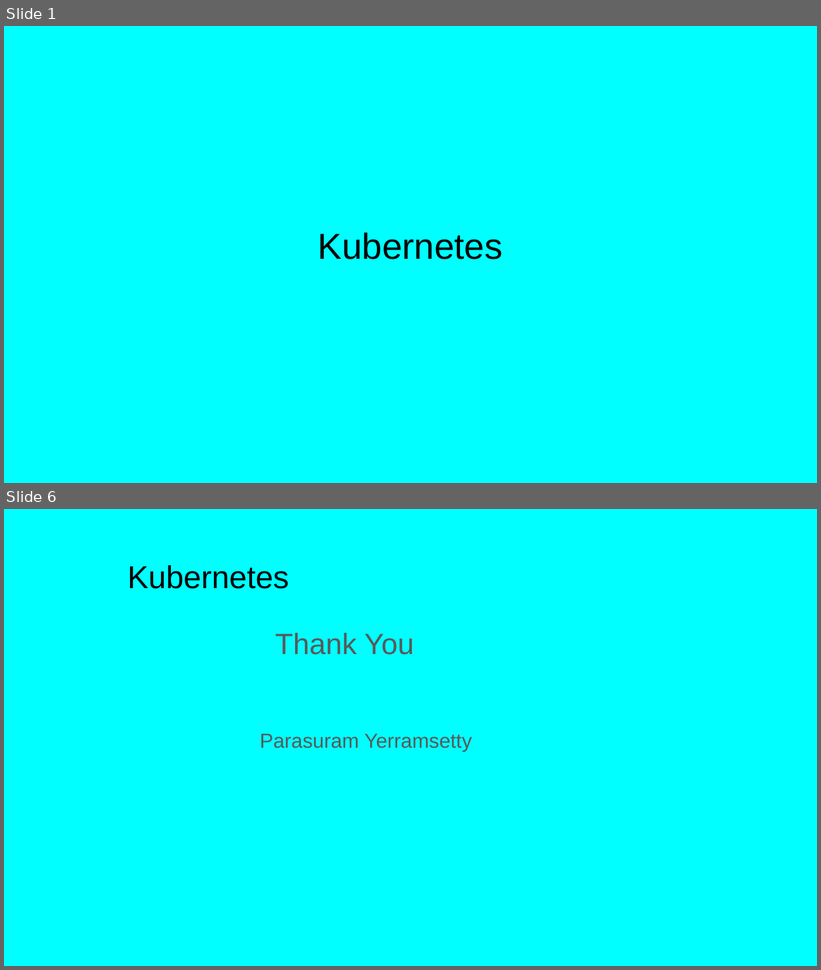
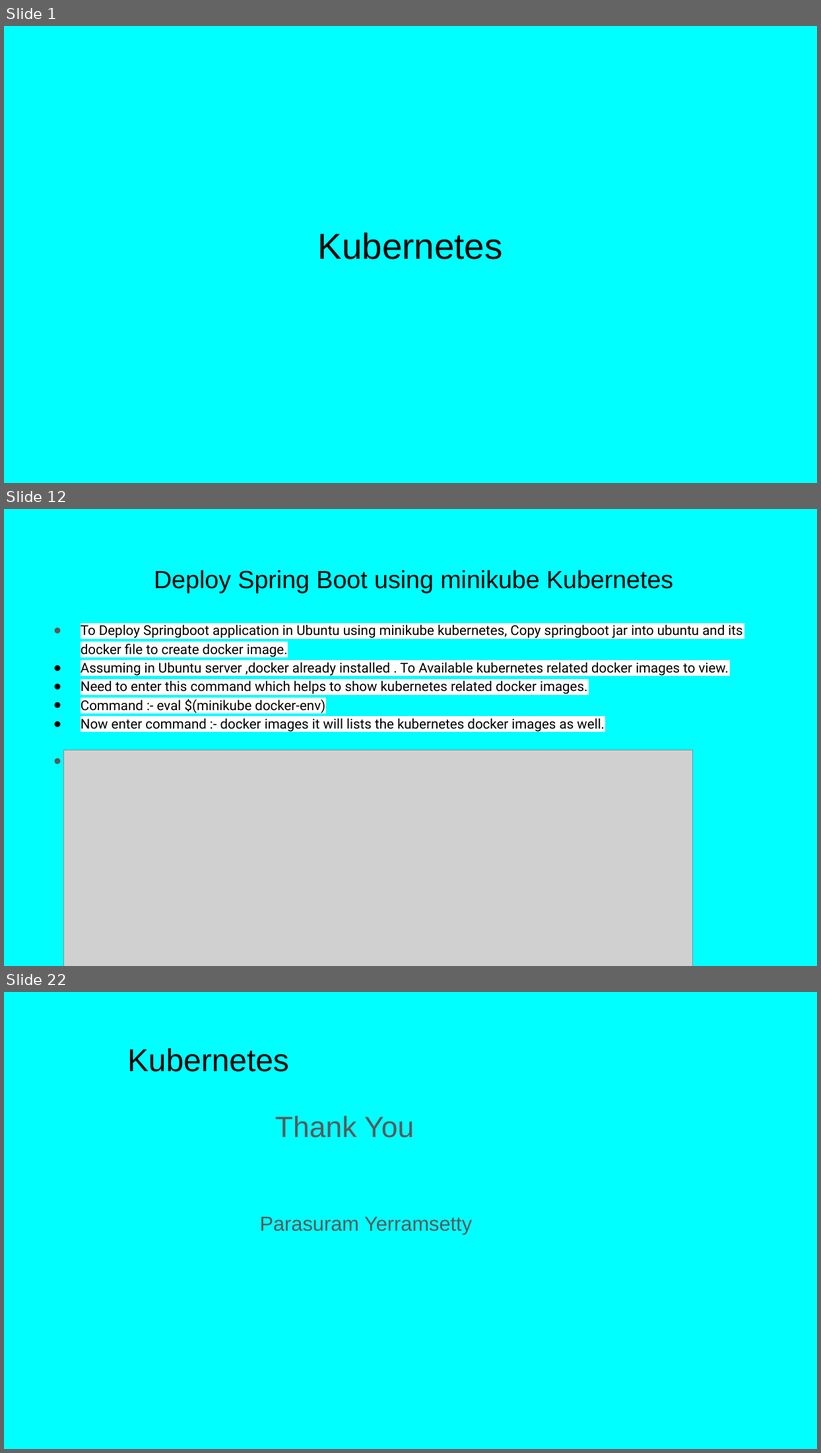
Before and after one commit to Balaji504/DevOpsProject, a slide deck: docs/Kubernetes.pptx. Shown one above the other, each under a label of ours: slides 1 and 6 before the commit, slides 1, 12 and 22 after it; the slides between them are not shown. The pictures are 821x970 and 821x1453 pixels, drawn with LibreOffice and Linux fonts; fonts in the diff are those of the drawing; grey boxes stand for pictures. Boxes give left, top, right and bottom in pixels: in the first picture for what was removed or moved away, otherwise in the second. Text is boxed around its words. In the diff, an @@ line names an element or a change of style, - is before the commit and + after.

Commit message:
Deploy springboot using kubernetes
Deploy springboot using kubernetes

```diff
--- a/docs/Kubernetes.pptx
+++ b/docs/Kubernetes.pptx
@@ slide 12 added at <box>4,509,817,966</box>, background #00FFFF @@
@@ title added at <box>154,570,673,593</box>, 22 pt, text #000000 @@
+Deploy Spring Boot using minikube Kubernetes
@@ text added at <box>81,623,743,733</box>, 12 pt, text #000000 @@
+● To Deploy Springboot application in Ubuntu using minikube kubernetes, Copy springboot jar into ubuntu and its docker file to create docker image.
+● Assuming in Ubuntu server ,docker already installed . To Available kubernetes related docker images to view.
+● Need to enter this command which helps to show kubernetes related docker images.
+● Command :- eval $(minikube docker-env)
+● Now enter command :- docker images it will lists the kubernetes docker images as well.
@@ picture added at <box>64,751,693,966</box> @@
@@ what was slide 6 is now slide 22 @@
```
Also in this commit, not shown: 4 slides changed, 15 other slides added, 2 other files.
